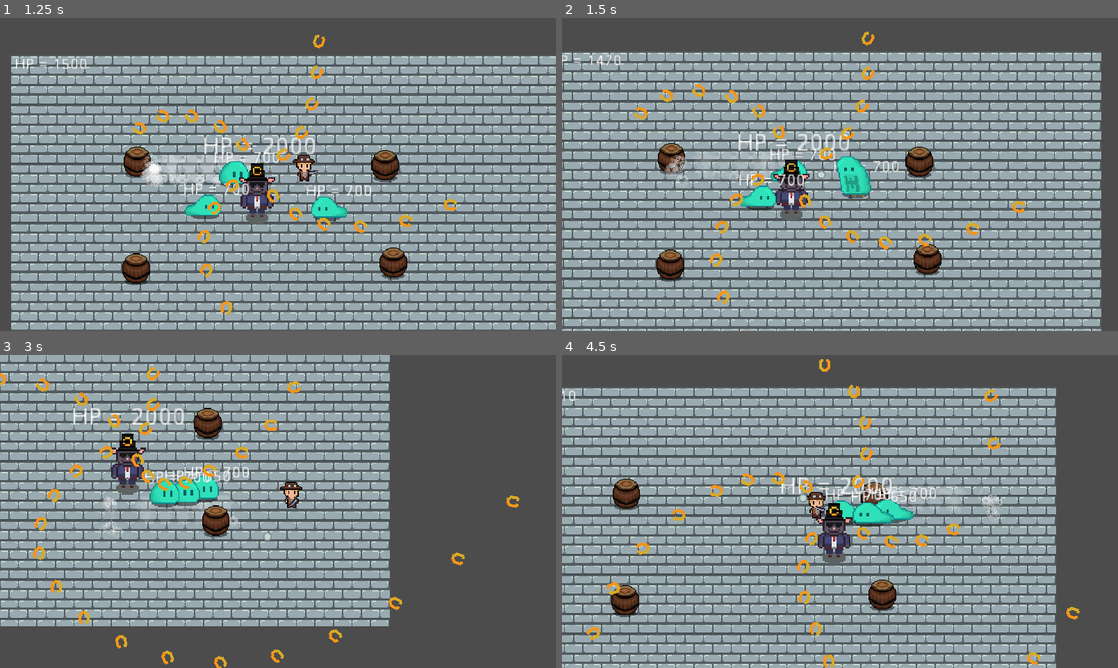
Above: before the commit, frames 1-4 (two rows, left to right).
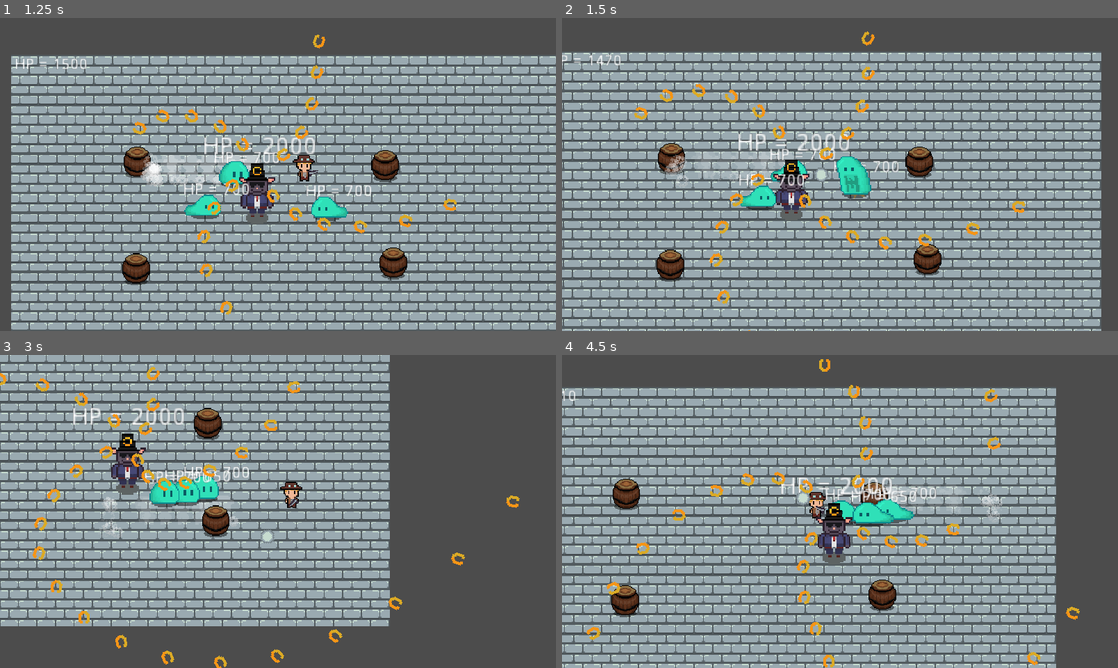
Above: after the commit, the same moments.

Repository: WAIWAI-PARTY/Life-after-people
Game: Godot game, scene res://World.tscn
Same seed, same stepped clock (60 frames per second), same inputs: the game is played once before the commit and once after it.
Inputs (mouse positions are in pixels of both pictures, inside the frame that each line leads up to):
- Up to frame 1 (1.25 s): move the mouse to (400, 158) at 0.52 s; hold D (ui_right) from 0.53 s (still down); tap Space (dash) at 0.6 s
- Up to frame 2 (1.5 s): move the mouse to (728, 190) at 1.27 s; release D (ui_right) at 1.28 s; hold S (ui_down) from 1.28 s (still down); click (728, 190) at 1.35 s
- Up to frame 3 (3 s): move the mouse to (333, 442) at 2.02 s; release S (ui_down) at 2.03 s; hold D (ui_right) 2.03-2.78 s; tap Space (dash) at 2.1 s; move the mouse to (250, 574) at 2.77 s; hold W (ui_up) from 2.78 s (still down); click (250, 574) at 2.85 s
- Up to frame 4 (4.5 s): move the mouse to (1006, 558) at 3.52 s; release W (ui_up) at 3.53 s; hold A (ui_left) from 3.53 s (still down); tap Space (dash) at 3.6 s; move the mouse to (673, 464) at 4.27 s; click (673, 464) at 4.35 s

Frame 1 is identical in both runs. In frame 2, less than 0.1% of the frame differs, in the area x 45-48%, y 47-53%; in frame 3, less than 0.1%; in frame 4, less than 0.1%.

Commit message:
bullet utilize

Diff:
--- a/Enemy/EnemyBullet.tscn
+++ b/Enemy/EnemyBullet.tscn
@@ -6,7 +6,7 @@
 
 [sub_resource type="CapsuleShape2D" id=1]
 radius = 12.5
-height = 5.0
+height = 0.0
 
 [node name="EnemyBullet" type="Node2D"]
 scale = Vector2( 0.4, 0.4 )
--- a/Weapons/Bullets.tscn
+++ b/Weapons/Bullets.tscn
@@ -5,11 +5,11 @@
 [ext_resource path="res://hitandhurt/hitbox.tscn" type="PackedScene" id=3]
 
 [sub_resource type="CircleShape2D" id=1]
-radius = 2.5
+radius = 2.0
 
 [node name="Bullets" type="Area2D"]
 rotation = 1.5708
-scale = Vector2( 1.5, 1.5 )
+scale = Vector2( 2.5, 2.5 )
 collision_layer = 0
 collision_mask = 0
 script = ExtResource( 2 )
